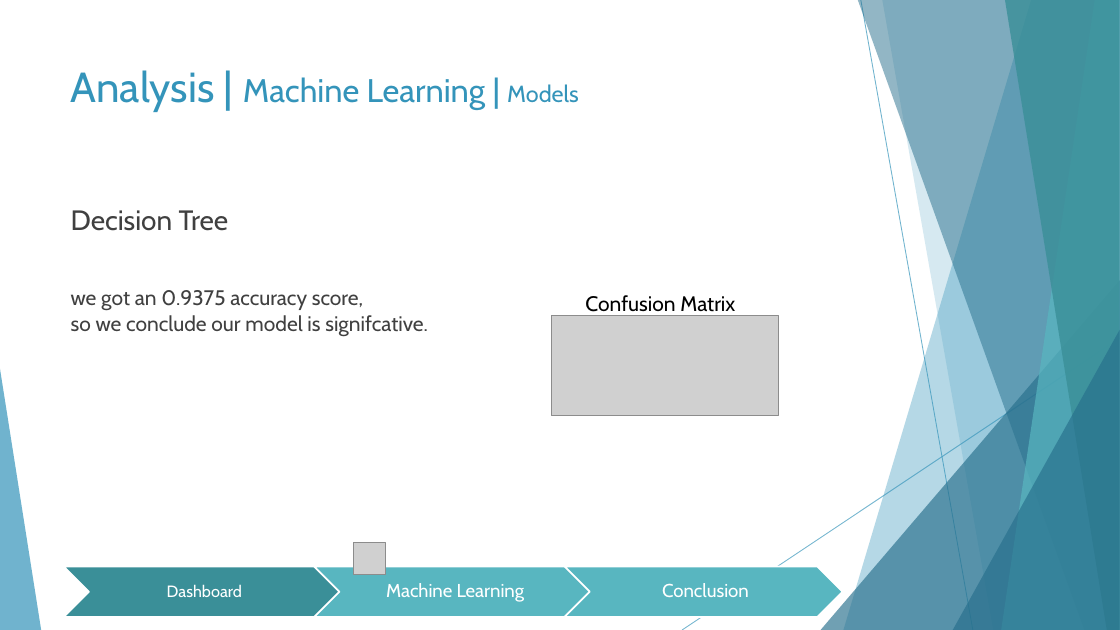
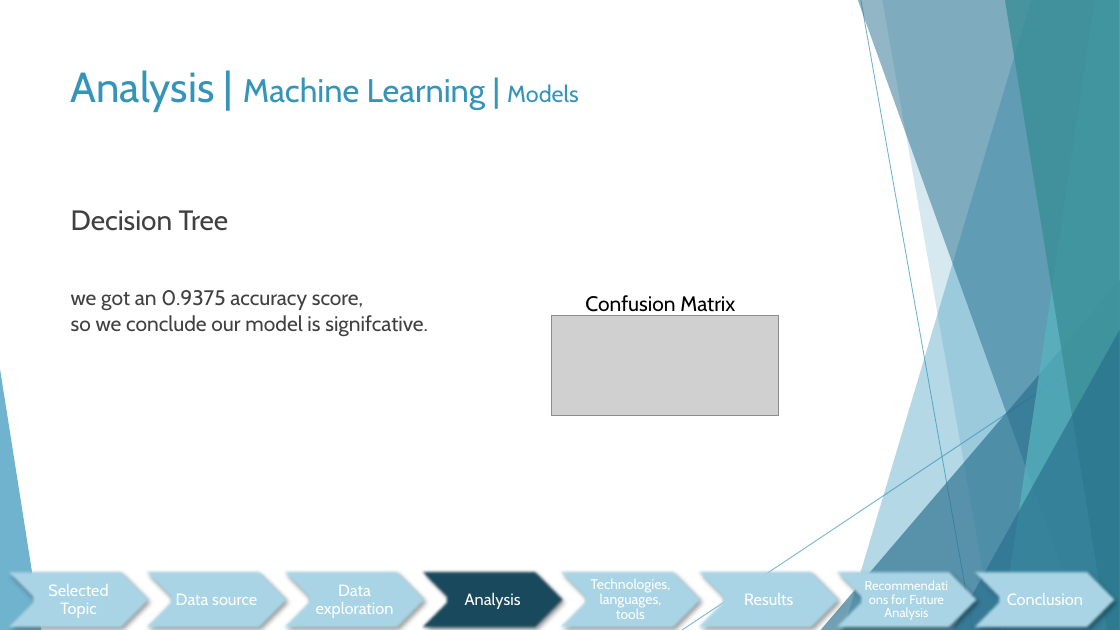
Before and after one commit to jcerda1994/Proyecto_final_1, a slide deck: slide 11 of Final Presentation.pptx (slide 10 before the commit). Drawn at 1120x630 pixels with LibreOffice and Linux fonts; fonts in the diff are those of the drawing; grey boxes stand for pictures. Boxes give left, top, right and bottom in pixels: in the first picture for what was removed or moved away, otherwise in the second. Text is boxed around its words. In the diff, an @@ line names an element or a change of style, - is before the commit and + after.

```diff
--- a/Final Presentation.pptx
+++ b/Final Presentation.pptx
@@ picture removed at [354, 543, 386, 575] @@
@@ chevron: place and size @@
-chevron at [64, 566, 342, 617]
+chevron at [138, 570, 292, 630]
@@ chevron at [138, 570, 292, 630]: fill #3A8F98 to #AAD6E7; outline #FFFFFF 1.5 pt to none; shadow on @@
@@ text removed at [167, 584, 242, 597] @@
-Dashboard
@@ text removed at [386, 583, 525, 602] @@
-Machine Learning
@@ chevron: place and size @@
-chevron at [314, 566, 592, 617]
+chevron at [414, 570, 568, 630]
@@ chevron at [414, 570, 568, 630]: fill #58B6C0 to #1A4A5D; outline #FFFFFF 1.5 pt to none; shadow on @@
@@ chevron: place and size @@
-chevron at [565, 566, 843, 617]
+chevron at [691, 570, 844, 630]
@@ chevron at [691, 570, 844, 630]: fill #58B6C0 to #AAD6E7; outline #FFFFFF 1.5 pt to none; shadow on @@
@@ group added at [0, 570, 1120, 630]: 7 texts, 5 chevrons @@
+Selected Topic
+Data source
+Data exploration
+Analysis
+Technologies, languages, tools
+Results
+Recommendations for Future Analysis
@@ text "Conclusion": place and size @@
-text "Conclusion" at [662, 583, 749, 597]
+text "Conclusion" at [1007, 593, 1083, 605]
@@ text "Conclusion" at [1007, 593, 1083, 605]: size 16 to 14 pt @@
```
Also in this commit, not shown: 14 other slides changed, 2 slides added, 1 slide removed.
